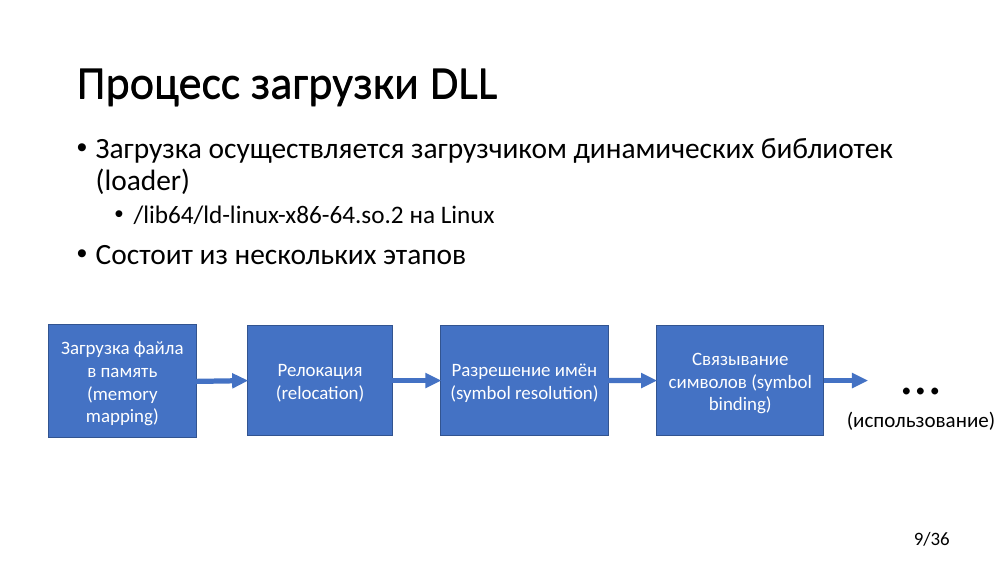
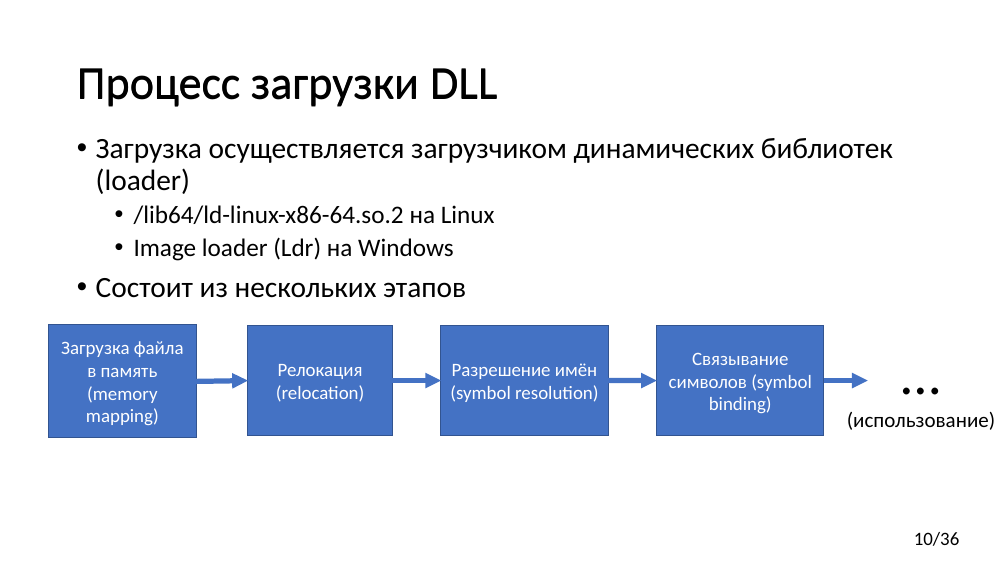
Before and after one commit to yugr/CppRussia, a slide deck: slide 10 of 2024/RU.pptx (slide 9 before the commit). Drawn at 1008x567 pixels with LibreOffice and Linux fonts; fonts in the diff are those of the drawing. Boxes give left, top, right and bottom in pixels: in the first picture for what was removed or moved away, otherwise in the second. Text is boxed around its words. In the diff, an @@ line names an element or a change of style, - is before the commit and + after.

```diff
--- a/2024/RU.pptx
+++ b/2024/RU.pptx
@@ text at (x1=134, y1=237, x2=453, y2=261): paragraph added @@
+  • Image loader (Ldr) на Windows
@@ page number at (x1=914, y1=532, x2=960, y2=546): text changed @@
-9/36
+10/36
```
Also in this commit, not shown: 6 other slides changed, 1 slide added.
